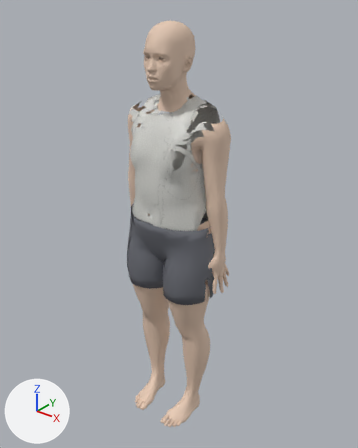
Renders of the FBX model NC_Body_Female_Heavy.fbx from each side of a commit.
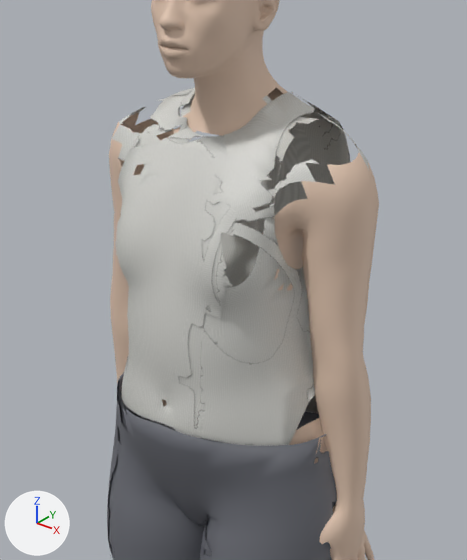
The first picture shows the older version from a 50 mm camera at (4.02, -5.01, 6.29) aimed at (0.0, 0.0, 3.18). The close-ups show the older and then the newer version on the part from 24% to 74% of the width and 13% to 61% of the height of that picture. Only the edits that show in the close-ups are written down. The axes (+X, +Y, +Z) are drawn at lower left. The lights are the same throughout.

Before the edit, the objects in view are built like this:
```python
ob_leftupperarm_geo = bpy.data.objects.new('LeftUpperArm_Geo', me_female_heavy_leftupperarm_geo)
ob_leftupperarm_geo.location = (0.0, 0.0, 0.0)
ob_leftupperleg_geo = bpy.data.objects.new('LeftUpperLeg_Geo', me_female_heavy_leftupperleg_geo)
ob_leftupperleg_geo.location = (0.0, 0.0, 0.0)
ob_lowertorso_geo = bpy.data.objects.new('LowerTorso_Geo', me_female_heavy_lowertorso_geo)
ob_lowertorso_geo.location = (0.0, 0.0, 0.0)
ob_uppertorso_geo = bpy.data.objects.new('UpperTorso_Geo', me_female_heavy_uppertorso_geo)
ob_uppertorso_geo.location = (0.0, 0.0, 0.0)
# also in view: 'RightLowerArm_Geo' at (-0.68, -0.07, 3.43); 'LeftHand_Geo' at (0.73, -0.09, 2.73); 'LeftLowerArm_Geo' at (0.68, -0.07, 3.43); 'Head_Geo' at (0.0, -0.19, 5.35); 'RightUpperArm_Geo' at (-0.58, -0.1, 4.3)
```
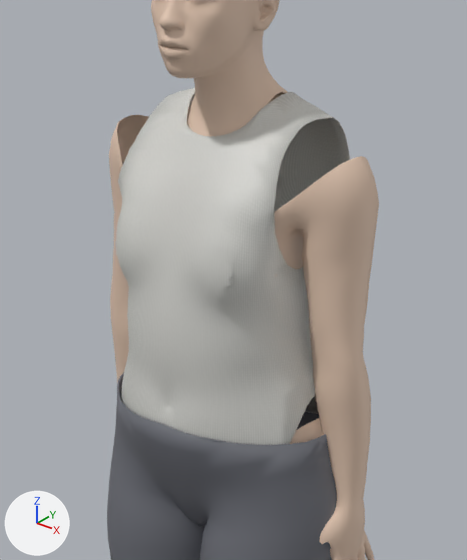
What differs and where, as boxes (x1, y1, x2, y2) in the close-ups (467 x 560 px):
'UpperTorso_Geo', reshaped (9% narrower): before (112, 88, 369, 446); after (115, 88, 350, 445)
part 1 of me_female_heavy_lowertorso_geo, added (mostly hidden): after (113, 445, 127, 471)
part 2 of me_female_heavy_lowertorso_geo, surface changed: (107, 377, 329, 560) in both
part 3 of me_female_heavy_leftupperarm_geo, built on: before (301, 153, 369, 200); after (274, 156, 369, 216)
part 4 of me_female_heavy_uppertorso_geo, built on: before (181, 96, 272, 117); after (155, 92, 324, 169)
part 5 of me_female_heavy_uppertorso_geo, reshaped: before (112, 111, 369, 193); after (118, 174, 275, 311)
part 6 of me_female_heavy_uppertorso_geo, surface changed: before (120, 88, 357, 445); after (121, 88, 350, 444)

Diff of the bpy script that builds the scene:
```diff
--- a/NC_Body_Female_Heavy.fbx.py
+++ b/NC_Body_Female_Heavy.fbx.py
@@ me_female_heavy_uppertorso_geo @@
 # used by ob_uppertorso_geo; location = (0.0, 0.0, 0.0)
-me_female_heavy_uppertorso_geo.from_pydata(...)  # 2736 vertices, 2656 faces; spans x -0.74..0.74, y -0.63..0.38, z 3.14..5.05
+me_female_heavy_uppertorso_geo.from_pydata(...)  # 3087 vertices, 3343 faces; spans x -0.71..0.71, y -0.63..0.38, z 3.14..5.02
+# me_female_heavy_uppertorso_geo part 4: 9 vertices moved from x -0.2..0.2, y -0.27..-0.01, z 4.85..5.04 to x -0.22..0.22, y -0.28..0.0, z 4.83..5.02; 14 vertices removed from x -0.21..0.21, y -0.26..0.1, z 4.85..5.05; 167 vertices added at x -0.25..0.25, y -0.31..0.26, z 4.78..5.02
+# me_female_heavy_uppertorso_geo part 5: 12 vertices moved from x -0.72..0.72, y -0.38..0.18, z 4.51..4.79 to x -0.7..0.7, y -0.39..0.2, z 4.53..4.8; 12 vertices removed from x -0.74..0.74, y -0.27..0.2, z 4.58..4.76; 162 vertices added at x -0.71..0.71, y -0.59..0.26, z 4.09..4.8
+# me_female_heavy_uppertorso_geo part 6: 2337 kept faces spanning x -0.71..0.71, y -0.63..0.38, z 3.14..5.02 get new texture (UV) coordinates
+# other edits to the shape of me_female_heavy_uppertorso_geo do not show in these pictures
 me_female_heavy_uppertorso_geo.materials.append(mat_nc_female_heavy_uppertorso_base)
@@ me_female_heavy_lowertorso_geo @@
 # used by ob_lowertorso_geo; location = (0.0, 0.0, 0.0)
-me_female_heavy_lowertorso_geo.from_pydata(...)  # 1358 vertices, 1326 faces; spans x -0.76..0.76, y -0.65..0.43, z 2.25..3.81
+me_female_heavy_lowertorso_geo.from_pydata(...)  # 1404 vertices, 1382 faces; spans x -0.76..0.76, y -0.65..0.43, z 2.25..3.81
+# me_female_heavy_lowertorso_geo part 1: 18 vertices added at x -0.75..-0.47, y -0.5..0.35, z 3.0..3.03
+# me_female_heavy_lowertorso_geo part 2: 760 kept faces spanning x -0.76..0.76, y -0.65..0.43, z 2.25..3.75 get new texture (UV) coordinates
+# other edits to the shape of me_female_heavy_lowertorso_geo do not show in these pictures
 me_female_heavy_lowertorso_geo.materials.append(mat_nc_female_heavy_lowertorso_base)
@@ me_female_heavy_leftupperarm_geo @@
 # used by ob_leftupperarm_geo; location = (0.0, 0.0, 0.0)
-me_female_heavy_leftupperarm_geo.from_pydata(...)  # 391 vertices, 376 faces; spans x 0.359..0.808, y -0.413..0.204, z 3.783..4.813
+me_female_heavy_leftupperarm_geo.from_pydata(...)  # 428 vertices, 432 faces; spans x 0.359..0.81, y -0.413..0.207, z 3.793..4.8
+# me_female_heavy_leftupperarm_geo part 3: 1 vertex moved from x 0.562, y 0.193, z 4.678 to x 0.572, y 0.189, z 4.664; 6 vertices removed from x 0.526..0.691, y -0.272..0.201, z 4.63..4.813; 24 vertices added at x 0.44..0.709, y -0.39..0.207, z 4.532..4.8
+# other edits to the shape of me_female_heavy_leftupperarm_geo do not show in these pictures
 me_female_heavy_leftupperarm_geo.materials.append(mat_skin)
```
